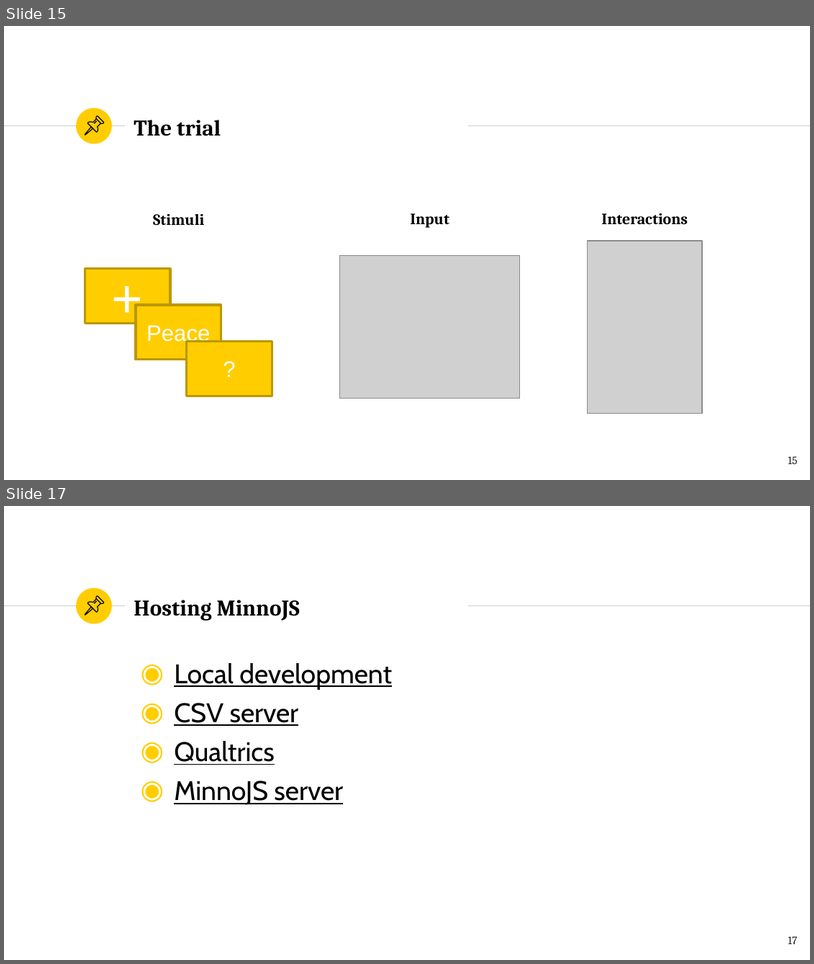
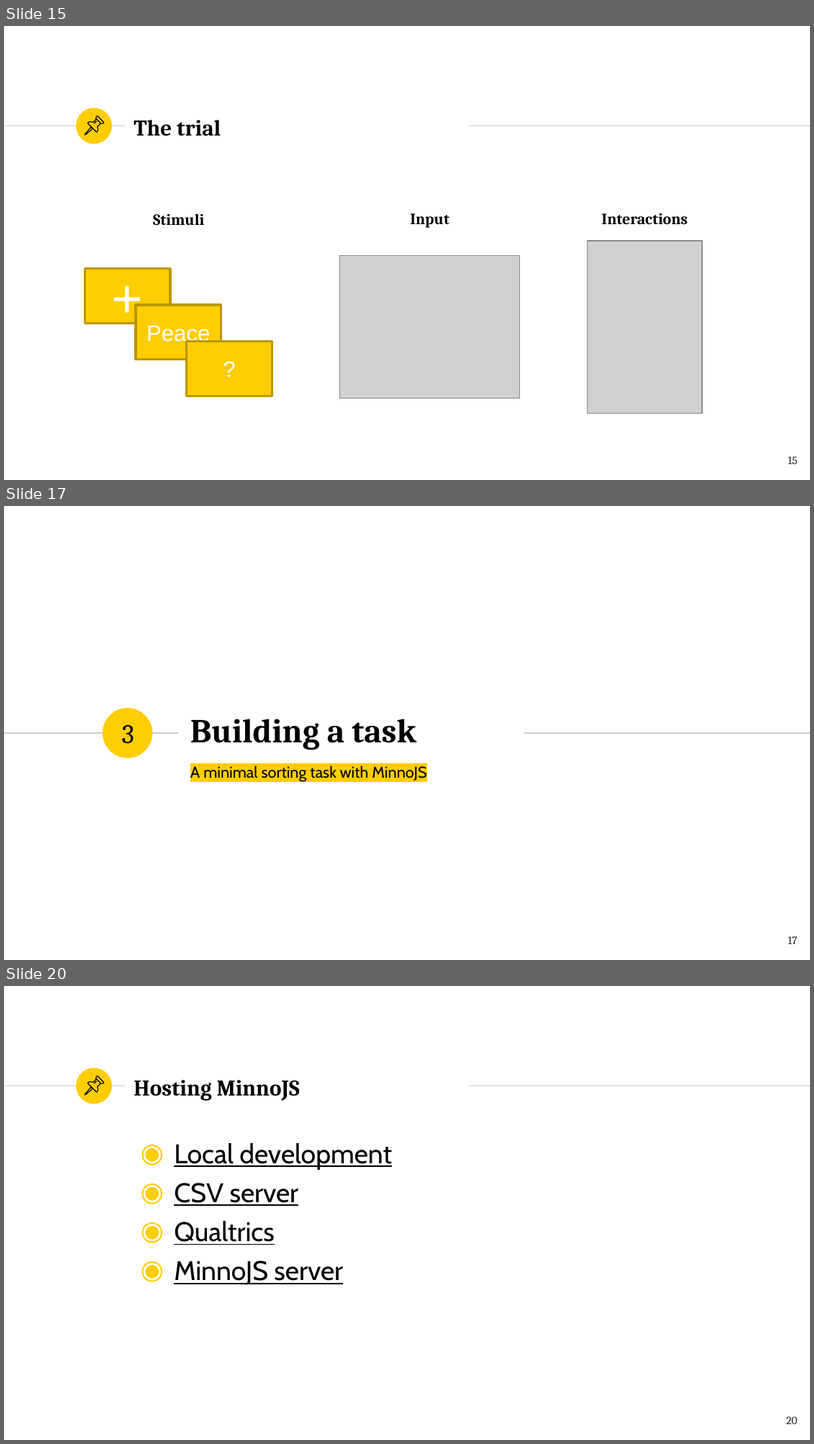
Before and after one commit to minnojs/minnojs-workshop, a slide deck: workshop.pptx. Shown one above the other, each under a label of ours: slides 15 and 17 before the commit, slides 15, 17 and 20 after it; the slides between them are not shown. The pictures are 814x964 and 814x1444 pixels, drawn with LibreOffice and Linux fonts; fonts in the diff are those of the drawing; grey boxes stand for pictures. Boxes give left, top, right and bottom in pixels: in the first picture for what was removed or moved away, otherwise in the second. Text is boxed around its words. In the diff, an @@ line names an element or a change of style, - is before the commit and + after.

Commit message:
added intro to example task

```diff
--- a/workshop.pptx
+++ b/workshop.pptx
@@ slide 17 added at <box>4,506,810,960</box>, background #FFFFFF @@
@@ ellipse added at <box>103,708,152,757</box>, fill #FFCD00 @@
@@ title added at <box>190,718,417,750</box>, 30 pt, text #000000, bold @@
+Building a task
@@ line added from (4, 733) to (178, 733), #CCCCCC 0.75 pt @@
@@ text added at <box>122,725,134,744</box>, 24 pt, text #000000 @@
+3
@@ line added from (524, 733) to (810, 733), #CCCCCC 0.75 pt @@
@@ subtitle added at <box>190,765,427,782</box>, 14 pt, text #000000 @@
+A minimal sorting task with MinnoJS
@@ page number added at <box>788,936,797,944</box>, 10 pt, text #1D1D1B @@
+17
@@ what was slide 17 is now slide 20 @@
@@ page number at <box>787,1416,797,1424</box>: text changed @@
-17
+20
```
Also in this commit, not shown: 4 slides changed, 3 other slides added, 1 other file.
